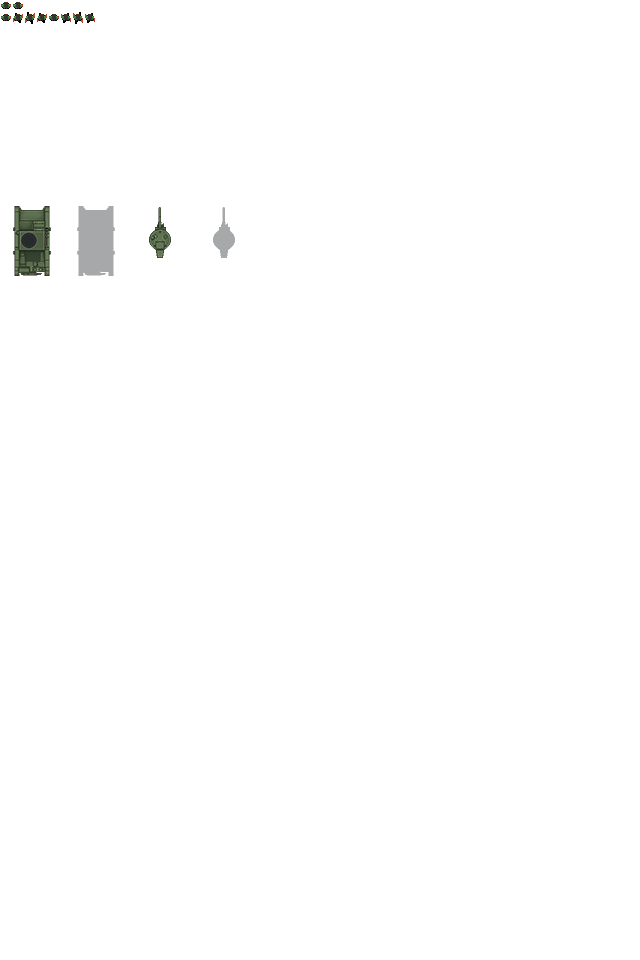
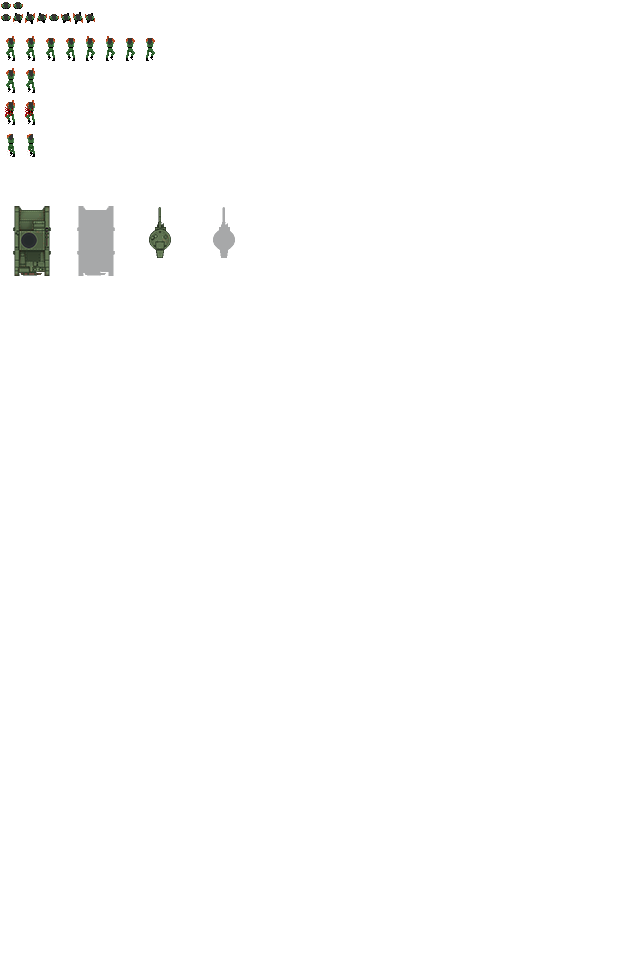
Before/after of a (640, 960) layered artwork. What changed in the layer stack:
added group "soldier" with 1 layers above "sprites.png" over [5, 36, 155, 157]
added layer "soldiers" in group "soldier" over [5, 36, 155, 157]
